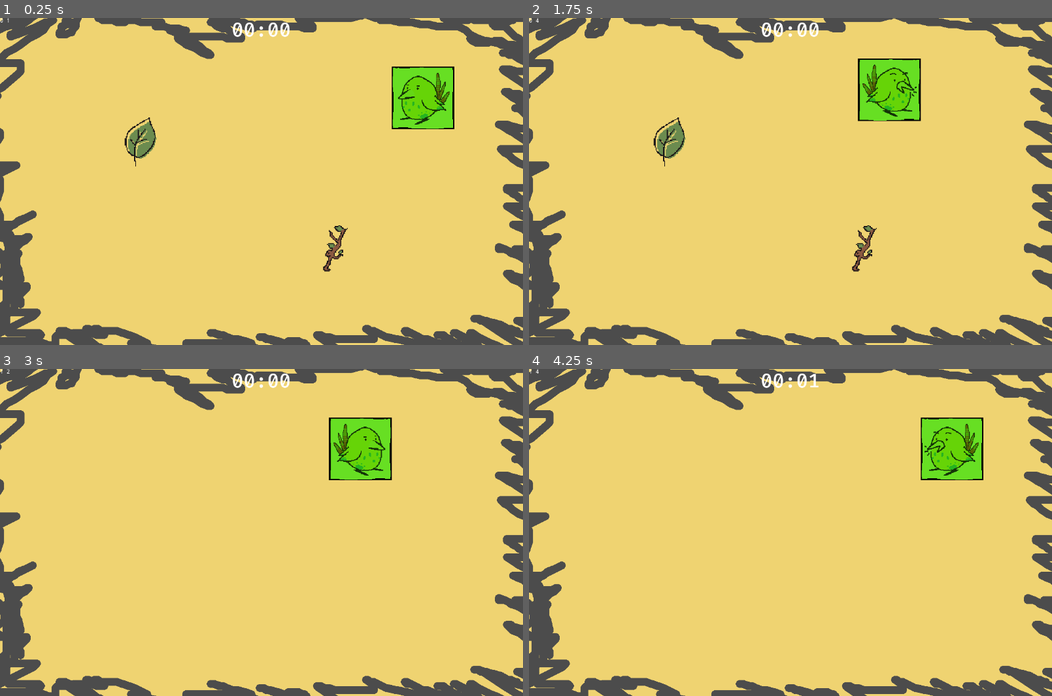
Above: before the commit, frames 1-4 (two rows, left to right).
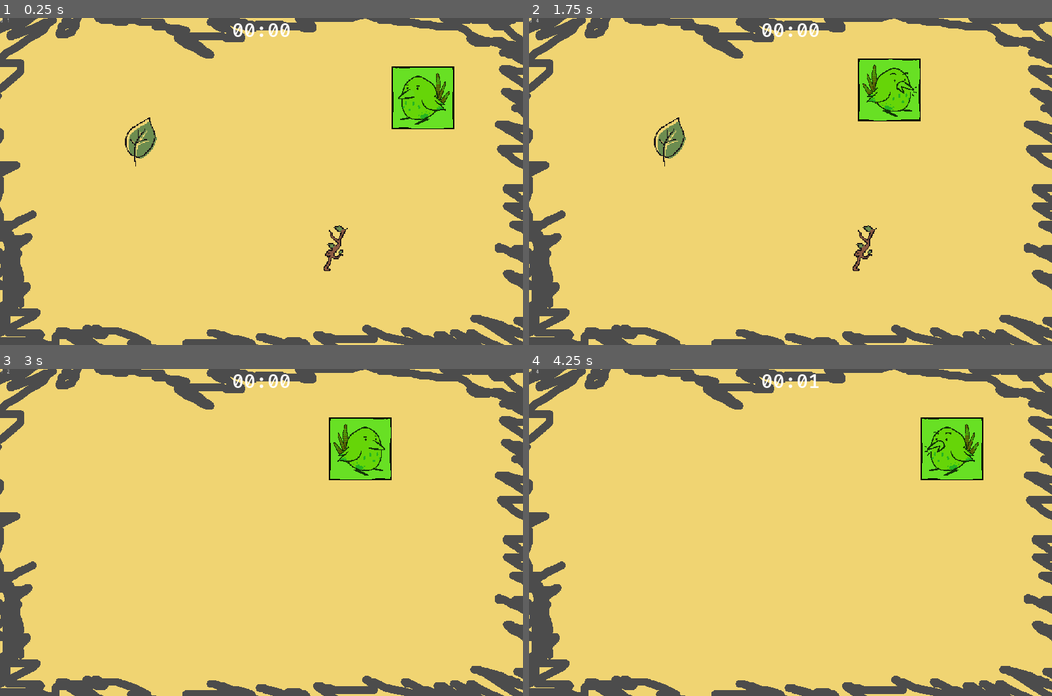
Above: after the commit, the same moments.

Repository: mapedorr/CapstoneGame
Game: Godot game, scene res://Limpiar/CleaningGame.tscn
The game is run twice, just before and just after one commit, with the same random seed, the same clock (stepped at 60 frames per second) and the same inputs.
Inputs (mouse positions are in pixels of both pictures, inside the frame that each line leads up to):
- Up to frame 1 (0.25 s): no input
- Up to frame 2 (1.75 s): tap Enter at 0.5 s; drag from (670, 142) to (863, 250) at 0.52 s; tap Space at 1.25 s; drag from (863, 250) to (670, 142) at 1.27 s
- Up to frame 3 (3 s): move the mouse to (313, 460) at 2.02 s; click (313, 460) at 2.17 s; drag from (235, 597) to (104, 483) at 2.77 s
- Up to frame 4 (4.25 s): tap Enter at 3.5 s; move the mouse to (947, 581) at 3.52 s; click (947, 581) at 3.67 s

The runs differ from the first frame. In frame 1, 1.1% of the frame differs, in the area x 0-100%, y 0-100%; in frame 2, 1.1%; in frame 3, 0.9%; in frame 4, 0.9%.

Commit message:
Set project to GLES2

Diff:
--- a/default_bus_layout.tres
+++ b/default_bus_layout.tres
@@ -1,4 +1,3 @@
 [gd_resource type="AudioBusLayout" format=2]
 
 [resource]
-bus/0/mute = true
--- a/project.godot
+++ b/project.godot
@@ -23,6 +23,8 @@
 
 window/size/width=1280
 window/size/height=800
+window/stretch/mode="2d"
+window/stretch/aspect="keep"
 
 [editor_plugins]
 
@@ -34,4 +36,6 @@
 
 [rendering]
 
+quality/driver/driver_name="GLES2"
+vram_compression/import_etc=true
 environment/default_environment="res://default_env.tres"
